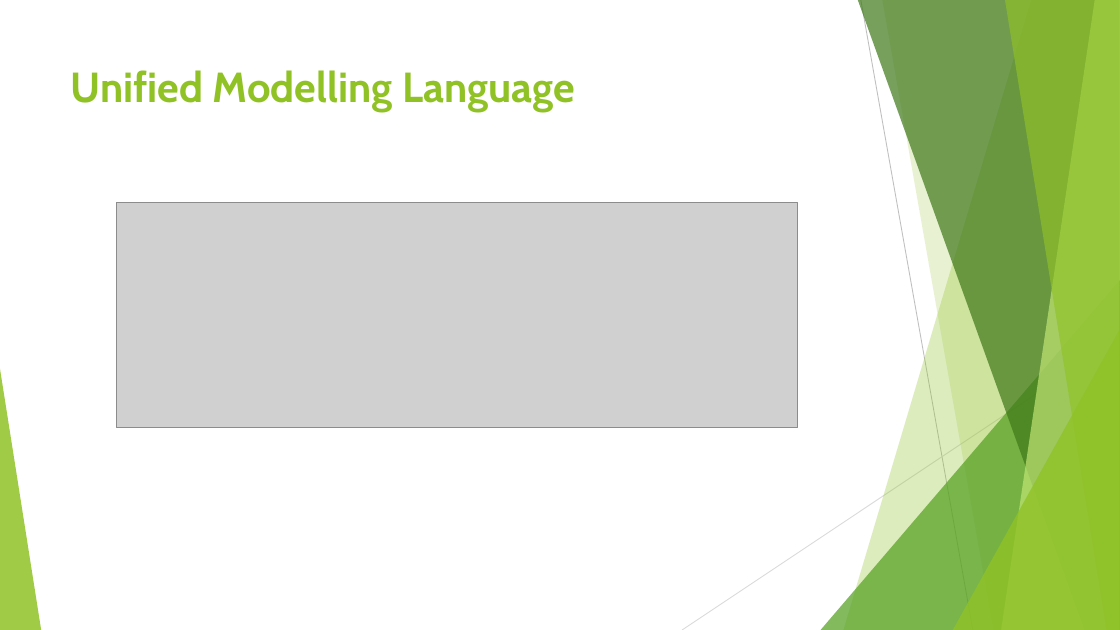
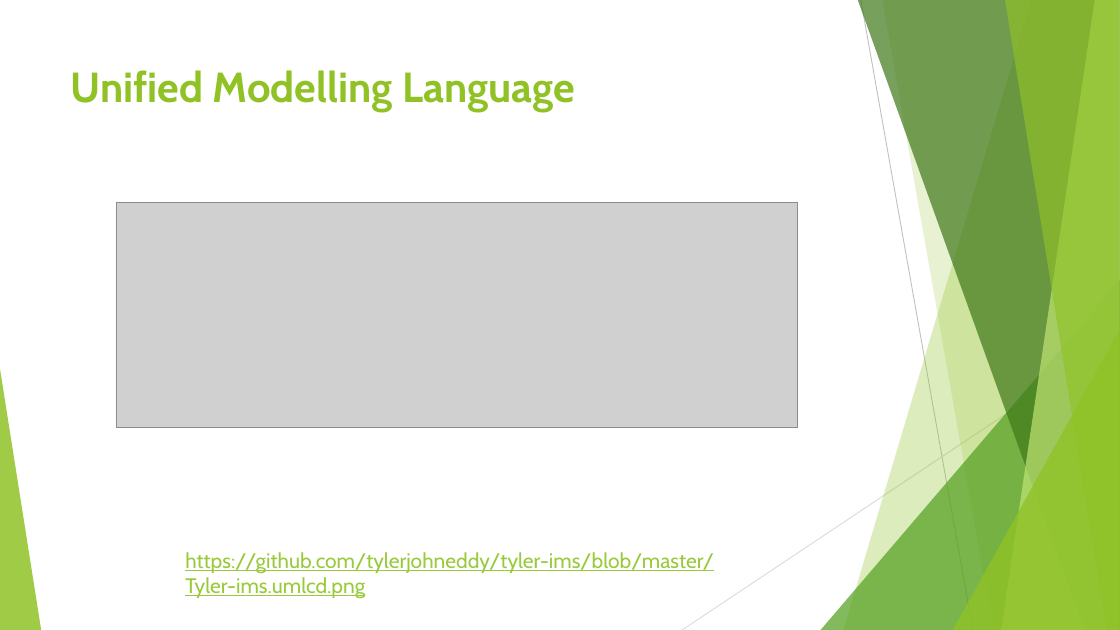
Before and after one commit to tylerjohneddy/tyler-ims, a slide deck: slide 6 of IMS Presentation.pptx (slide 8 before the commit). Drawn at 1120x630 pixels with LibreOffice and Linux fonts; fonts in the diff are those of the drawing; grey boxes stand for pictures. Boxes give left, top, right and bottom in pixels: in the first picture for what was removed or moved away, otherwise in the second. Text is boxed around its words. In the diff, an @@ line names an element or a change of style, - is before the commit and + after.

```diff
--- a/IMS Presentation.pptx
+++ b/IMS Presentation.pptx
@@ text added at box(185, 552, 714, 598), 18 pt, text #99CA3C, underline @@
+https://github.com/tylerjohneddy/tyler-ims/blob/master/Tyler-ims.umlcd.png
```
Also in this commit, not shown: 1 other slide changed, 3 slides added.
